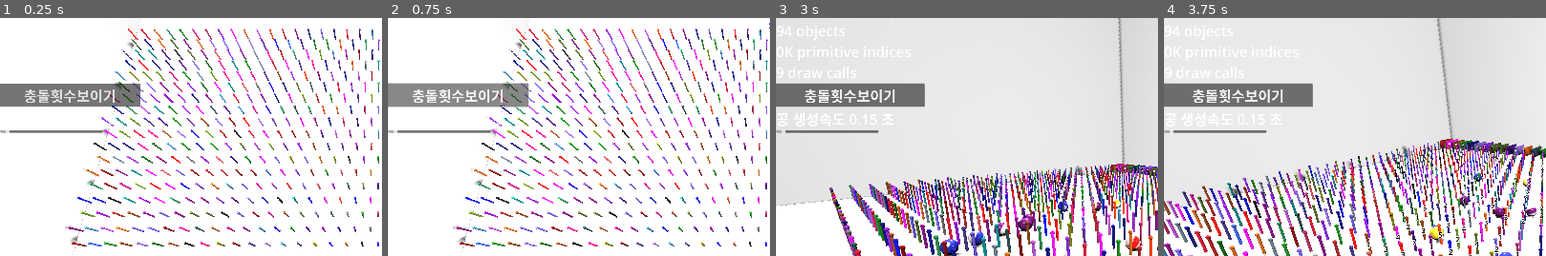
Above: before the commit, frames 1-4 (left to right).
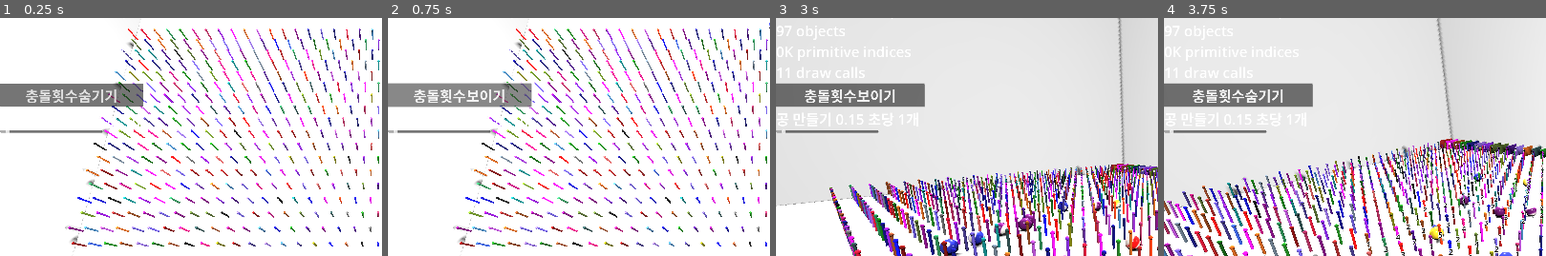
Above: after the commit, the same moments.

Repository: kasworld/gd4pinball
Game: Godot game, scene res://main.tscn
Two runs of this game, one before a commit and one after it. Both use one fixed random seed, a clock stepped at 60 frames per second and the inputs below.
Inputs (mouse positions are % of the whole screen's width and height, from its top left):
- Up to frame 1 (0.25 s): no input
- Up to frame 2 (0.75 s): click "충돌횟수보이기" (after the commit: "충돌횟수숨기기") at 0.5 s
- Up to frame 3 (3 s): tap Enter at 1.25, 1.35, 2.85 s; move the mouse to (72, 45) at 1.27 s; hold Right 1.28-2.03 s; click (72, 45) at 1.42 s; move the mouse to (30, 55) at 2.02 s; hold Left 2.03-2.78 s; tap 1 at 2.1 s; move the mouse to (60, 28) at 2.77 s; hold Right from 2.78 s (still down)
- Up to frame 4 (3.75 s): keep holding Right; move the mouse to (45, 70) at 3.52 s; tap 1 at 3.6 s; click (45, 70) at 3.67 s
The pictures show only the part of the screen within x 0-50%, y 8-58%; the shares and areas given below are measured in that part.

The runs differ from the first frame. In frame 1, 0.7% of the frame differs, in the area x 6-38%, y 27-46%; in frame 2, 0.7%; in frame 3, 0.4%; in frame 4, 0.2%.

Commit message:
move tex_array to config

Diff:
--- a/global/config.gd
+++ b/global/config.gd
@@ -15,3 +15,21 @@
 const SouthCenter := Vector3(WorldSize.x/2, WorldSize.y/2, WorldSize.z)
 
 const BallRadius := 0.3
+
+var tex_array = [
+	preload("res://BallTexture/ball1.tres"),
+	preload("res://BallTexture/ball2.tres"),
+	preload("res://BallTexture/ball3.tres"),
+	preload("res://BallTexture/ball4.tres"),
+	preload("res://BallTexture/ball5.tres"),
+	preload("res://BallTexture/ball6.tres"),
+	preload("res://BallTexture/ball7.tres"),
+	preload("res://BallTexture/ball8.tres"),
+	preload("res://BallTexture/ball9.tres"),
+	preload("res://BallTexture/ball10.tres"),
+	preload("res://BallTexture/ball11.tres"),
+	preload("res://BallTexture/ball12.tres"),
+	preload("res://BallTexture/ball13.tres"),
+	preload("res://BallTexture/ball14.tres"),
+	preload("res://BallTexture/ball15.tres"),
+]
--- a/main.gd
+++ b/main.gd
@@ -1,22 +1,5 @@
 extends Node3D
 
-var tex_array = [
-	preload("res://BallTexture/ball1.tres"),
-	preload("res://BallTexture/ball2.tres"),
-	preload("res://BallTexture/ball3.tres"),
-	preload("res://BallTexture/ball4.tres"),
-	preload("res://BallTexture/ball5.tres"),
-	preload("res://BallTexture/ball6.tres"),
-	preload("res://BallTexture/ball7.tres"),
-	preload("res://BallTexture/ball8.tres"),
-	preload("res://BallTexture/ball9.tres"),
-	preload("res://BallTexture/ball10.tres"),
-	preload("res://BallTexture/ball11.tres"),
-	preload("res://BallTexture/ball12.tres"),
-	preload("res://BallTexture/ball13.tres"),
-	preload("res://BallTexture/ball14.tres"),
-	preload("res://BallTexture/ball15.tres"),
-]
 var ball_droped :int
 var dark_colors :Array
 var ball_end_count :Array = []
@@ -87,7 +70,7 @@
 func add_ball() -> void:
 	var d = 	preload("res://ball.tscn").instantiate(
 		).init(Vector3.ZERO, Vector3.ZERO
-		).set_material(tex_array.pick_random()
+		).set_material(Config.tex_array.pick_random()
 		#).set_color(dark_colors.pick_random()[0]
 		).set_radius(Config.BallRadius
 	)
@@ -121,7 +104,11 @@
 	RenderingServer.get_rendering_info(RenderingServer.RENDERING_INFO_TOTAL_PRIMITIVES_IN_FRAME) * 0.001,
 	RenderingServer.get_rendering_info(RenderingServer.RENDERING_INFO_TOTAL_DRAW_CALLS_IN_FRAME),
 	]
-	$"왼쪽패널/Label".text = "공 생성속도 %s 초" % $"왼쪽패널/Label/생성속도".value
+	$"왼쪽패널/Label".text = "공 만들기 %s 초당 1개" % $"왼쪽패널/Label/생성속도".value
+	if 충돌횟수보이기:
+		$"왼쪽패널/충돌횟수보이기".text = "충돌횟수숨기기"
+	else :
+		$"왼쪽패널/충돌횟수보이기".text = "충돌횟수보이기"
 
 func _on_왼쪽이동_pressed() -> void:
 	$Arrow3D.position.x -= 0.1
